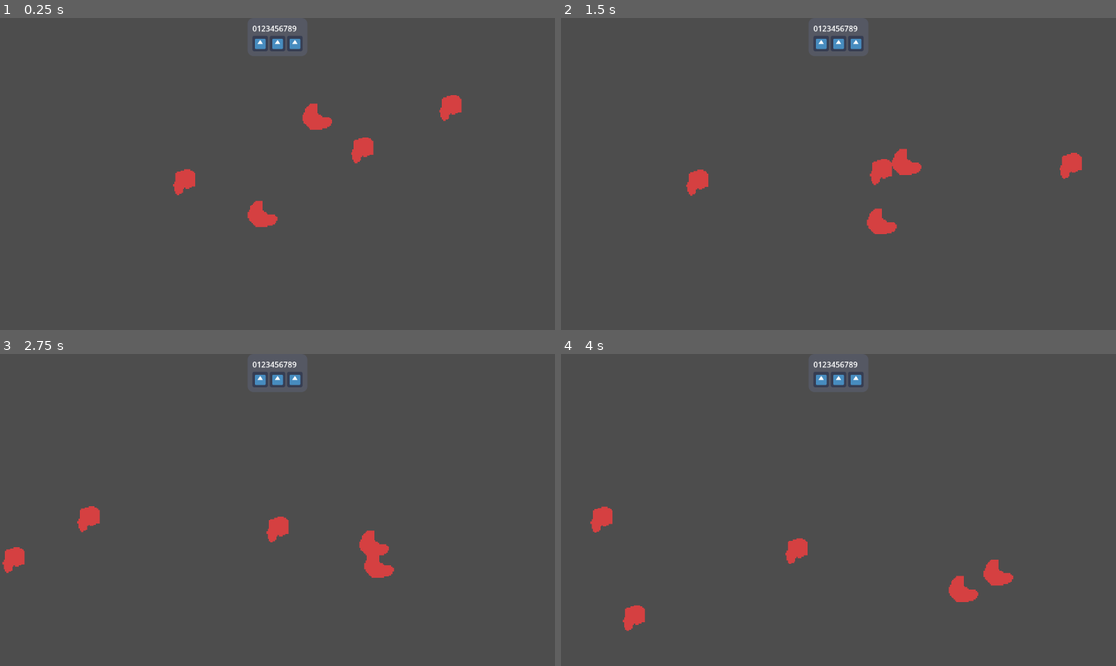
Above: before the commit, frames 1-4 (two rows, left to right).
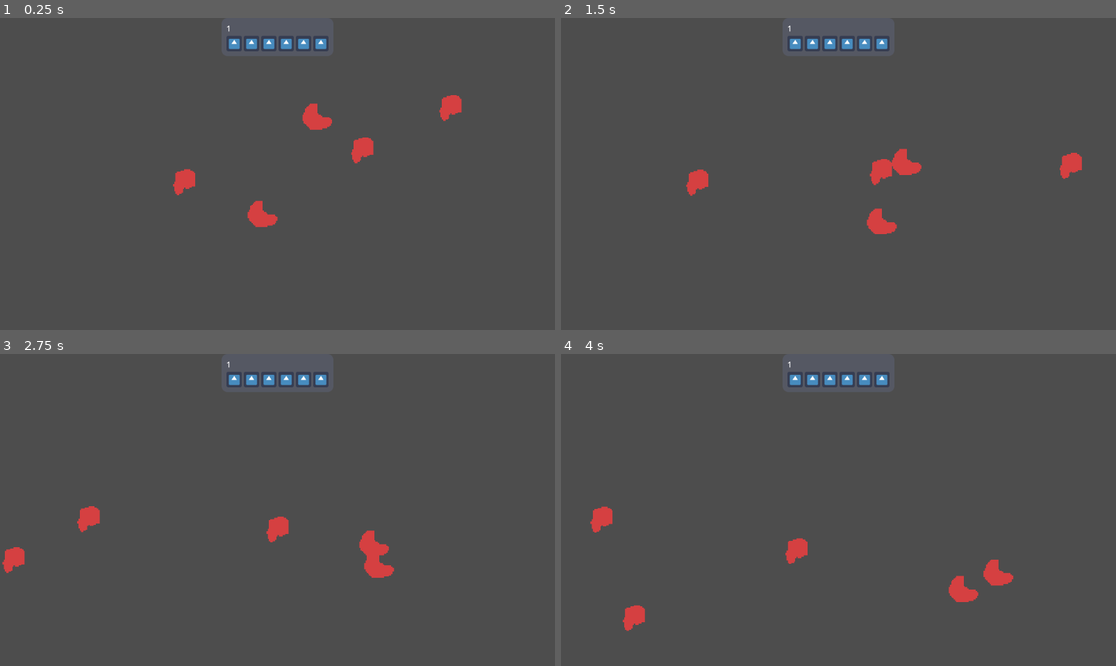
Above: after the commit, the same moments.

Repository: unblinky/space-rocks-extra
Game: Godot game, scene res://Main/Main.tscn
The game is run twice, just before and just after one commit, with the same random seed, the same clock (stepped at 60 frames per second) and the same inputs. The engine's default icon, where the game draws it, is replaced by a stand-in: a white triangle on a blue panel in a dark square.
Inputs (mouse positions are in pixels of both pictures, inside the frame that each line leads up to):
- Up to frame 1 (0.25 s): no input
- Up to frame 2 (1.5 s): move the mouse to (960, 158) at 0.52 s; click (960, 158) at 0.6 s; move the mouse to (727, 189) at 1.27 s; right-click (727, 189) at 1.35 s
- Up to frame 3 (2.75 s): move the mouse to (333, 441) at 2.02 s; hold A (turn_ccw) from 2.03 s (still down)
- Up to frame 4 (4 s): move the mouse to (810, 572) at 2.77 s; release A (turn_ccw) at 2.78 s; tap D (turn_cw) at 2.85 s; move the mouse to (1005, 556) at 3.52 s; click (1005, 556) at 3.6 s

The runs differ from the first frame. In frame 1, 0.6% of the frame differs, in the area x 40-59%, y 2-11%; in frame 2, 0.6%; in frame 3, 0.6%; in frame 4, 0.6%.

Commit message:
UI implemented, not tested.

Diff:
--- a/Code/Main/Main.gd
+++ b/Code/Main/Main.gd
@@ -13,6 +13,10 @@
 		#get_tree().paused = true
 		get_tree().quit()
 
+# TODO: Fix this.
+func spawn_rocks(rock_count):
+	pass
+
 func on_ufo_spawned():
 	var ufo: UFO = UfO.instantiate()
 	if randi() % 2:
--- a/Code/PlayerUI/PlayerUI.tscn
+++ b/Code/PlayerUI/PlayerUI.tscn
@@ -1,7 +1,7 @@
 [gd_scene format=3 uid="uid://s2abnxf5ptfw"]
 
 [ext_resource type="Script" uid="uid://bi3eyqu3dc678" path="res://PlayerUI/PlayerUi.gd" id="1_4n4wi"]
-[ext_resource type="Texture2D" uid="uid://cmp8dhqeo5lyx" path="res://Main/icon.png" id="1_7o3gy"]
+[ext_resource type="PackedScene" uid="uid://bovuvgb2fysqb" path="res://PlayerUI/assets/life.tscn" id="2_4n4wi"]
 
 [sub_resource type="StyleBoxFlat" id="StyleBoxFlat_4n4wi"]
 content_margin_left = 10.0
@@ -35,23 +35,11 @@
 text = "0123456789"
 label_settings = SubResource("LabelSettings_7o3gy")
 
-[node name="HBox" type="HBoxContainer" parent="VBox" unique_id=1874188202]
+[node name="LivesUI" type="HBoxContainer" parent="VBox" unique_id=1874188202]
 layout_mode = 2
 
-[node name="Life" type="TextureRect" parent="VBox/HBox" unique_id=2095464865]
-custom_minimum_size = Vector2(32, 32)
+[node name="Life" parent="VBox/LivesUI" unique_id=721099552 instance=ExtResource("2_4n4wi")]
 layout_mode = 2
-texture = ExtResource("1_7o3gy")
-expand_mode = 1
 
-[node name="Life2" type="TextureRect" parent="VBox/HBox" unique_id=643587783]
-custom_minimum_size = Vector2(32, 32)
+[node name="Life2" parent="VBox/LivesUI" unique_id=1093409358 instance=ExtResource("2_4n4wi")]
 layout_mode = 2
-texture = ExtResource("1_7o3gy")
-expand_mode = 1
-
-[node name="Life6" type="TextureRect" parent="VBox/HBox" unique_id=1563604730]
-custom_minimum_size = Vector2(32, 32)
-layout_mode = 2
-texture = ExtResource("1_7o3gy")
-expand_mode = 1
--- a/Code/PlayerUI/PlayerUi.gd
+++ b/Code/PlayerUI/PlayerUi.gd
@@ -1,10 +1,32 @@
 extends PanelContainer
+class_name PlayerUI
 
-var score = 0
-var lives = 3
+const LIFE = preload("res://PlayerUI/assets/life.tscn")
+
+@onready var score_ui: Label = $VBox/ScoreUI
+@onready var lives_ui: HBoxContainer = $VBox/LivesUI
+
+var score: int = 0
+var lives: int = 3
+
+func _ready() -> void:
+	update_score(1)
+	update_lives(3) # 6
 
 func update_score(delta_score):
-	pass
+	score += delta_score
+	score_ui.text = str(score)
 
 func update_lives(delta_lives):
-	pass
+	lives += delta_lives # 6
+	clear_lives()
+	build_lives()
+
+func clear_lives():
+	for child in lives_ui.get_children():
+		child.queue_free()
+
+func build_lives():
+	for l in lives:
+		var life = LIFE.instantiate()
+		lives_ui.add_child(life)
--- /dev/null
+++ b/Code/PlayerUI/assets/life.tscn
@@ -0,0 +1,8 @@
+[gd_scene format=3 uid="uid://bovuvgb2fysqb"]
+
+[ext_resource type="Texture2D" uid="uid://cmp8dhqeo5lyx" path="res://Main/icon.png" id="1_lbaia"]
+
+[node name="Life" type="TextureRect" unique_id=721099552]
+custom_minimum_size = Vector2(32, 32)
+texture = ExtResource("1_lbaia")
+expand_mode = 1
--- a/Code/Rock/Rock.gd
+++ b/Code/Rock/Rock.gd
@@ -2,6 +2,8 @@
 class_name Rock
 
 @onready var animated_sprite_2d: AnimatedSprite2D = $AnimatedSprite2D
+
+var main: Main
 
 var speed: float = 100 # px / sec
 var direction: Vector2 = Vector2.ZERO
